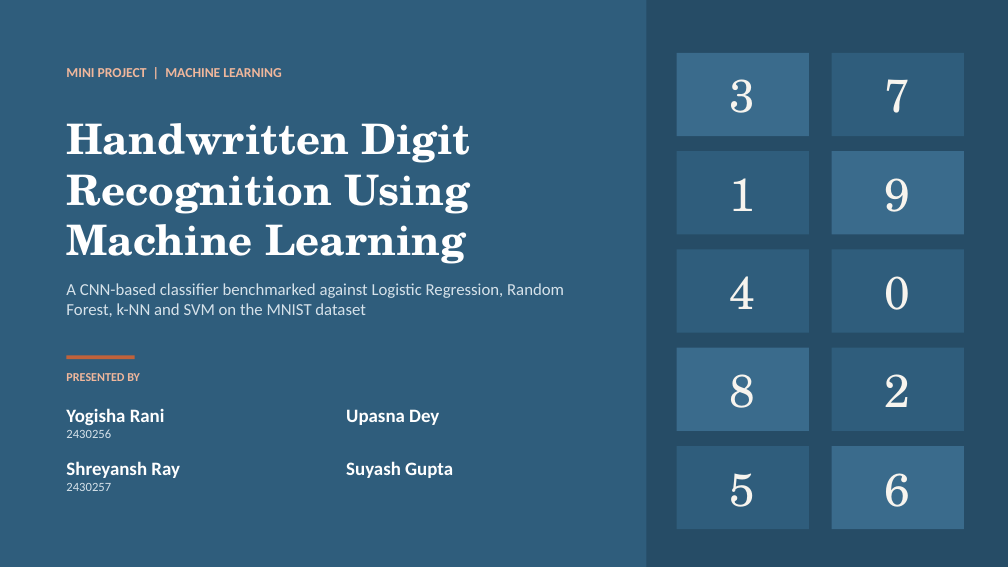
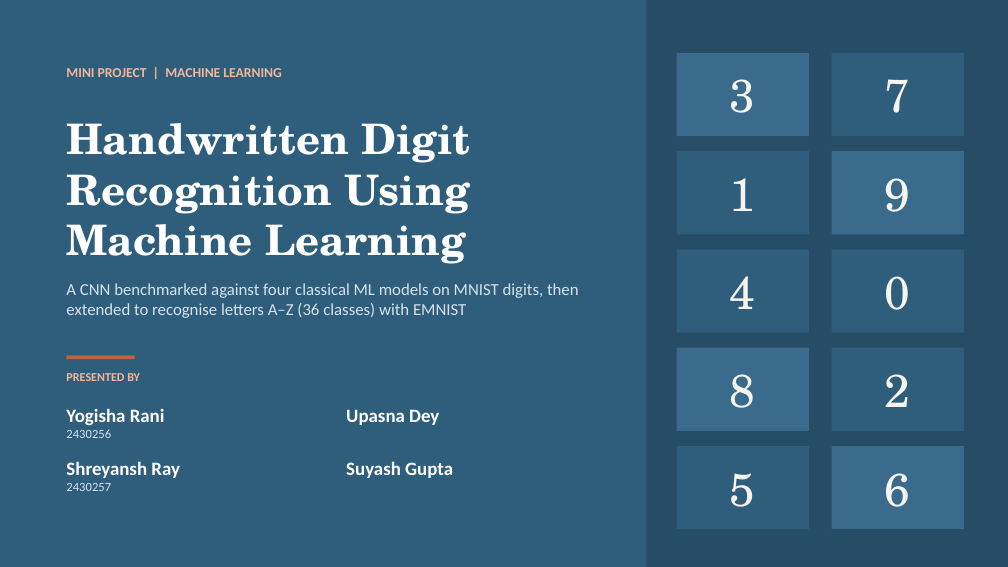
Before and after one commit to LostRunes/digirecog, a slide deck: slide 1 of Handwritten_Digit_Recognition.pptx. Drawn at 1008x567 pixels with LibreOffice and Linux fonts; fonts in the diff are those of the drawing. Boxes give left, top, right and bottom in pixels: in the first picture for what was removed or moved away, otherwise in the second. Text is boxed around its words. In the diff, an @@ line names an element or a change of style, - is before the commit and + after.

Commit message:
Add letter recognition: 36-class CNN on EMNIST (0-9, A-Z), mode switch in app, updated PPT

```diff
--- a/Handwritten_Digit_Recognition.pptx
+++ b/Handwritten_Digit_Recognition.pptx
@@ text at <box>66,283,579,318</box>: text changed @@
-A CNN-based classifier benchmarked against Logistic Regression, Random Forest, k-NN and SVM on the MNIST dataset
+A CNN benchmarked against four classical ML models on MNIST digits, then extended to recognise letters A–Z (36 classes) with EMNIST
```
Also in this commit, not shown: 10 other slides changed, 1 slide added, 19 other files.
